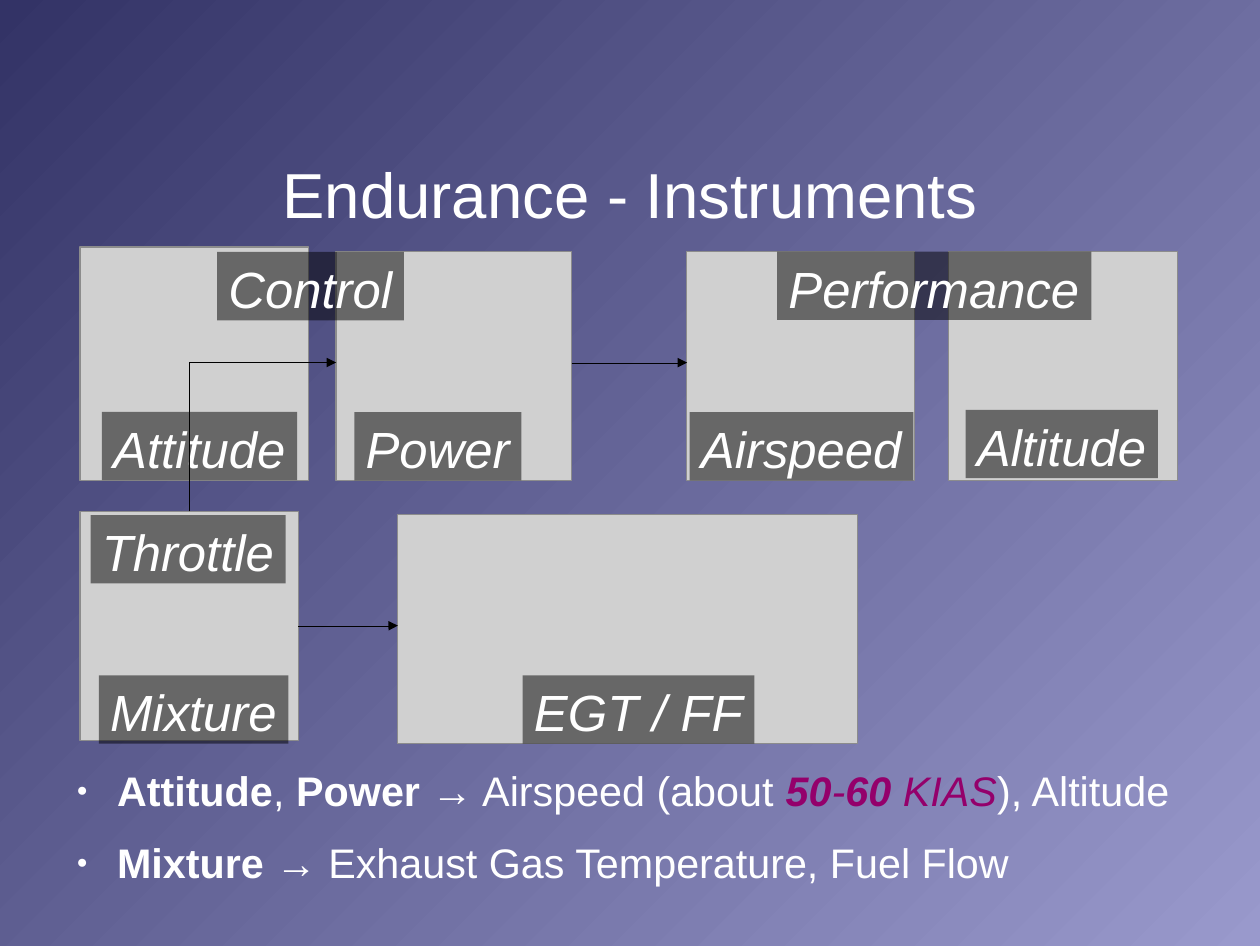
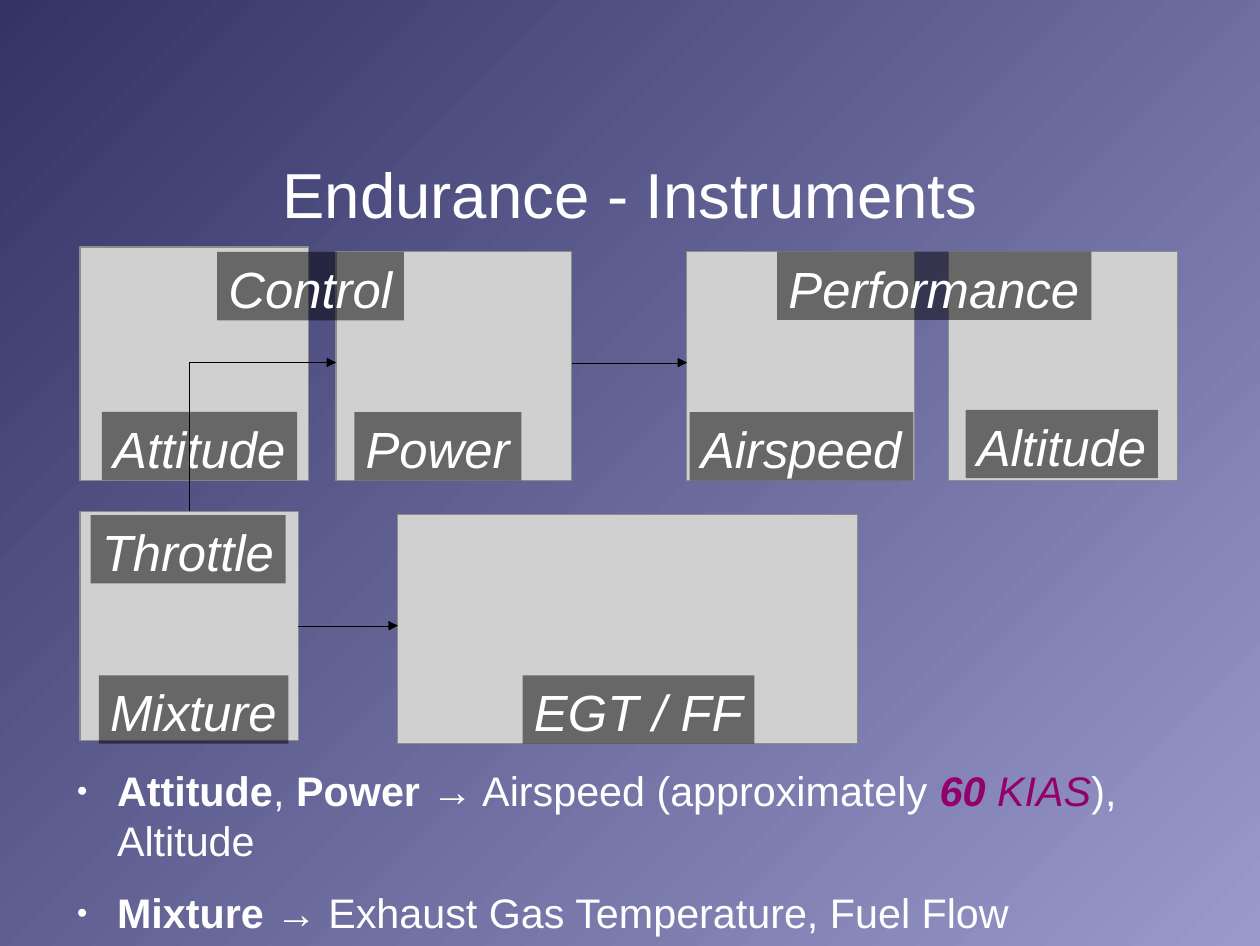
Before and after one commit to stephanheinemann/flight, a slide deck: slide 10 of FI/RangeAndEndurance/RangeAndEndurance.odp. Drawn at 1260x946 pixels with LibreOffice and Linux fonts; fonts in the diff are those of the drawing; grey boxes stand for pictures; background and template pictures are left out. Boxes give left, top, right and bottom in pixels: in the first picture for what was removed or moved away, otherwise in the second. Text is boxed around its words. In the diff, an @@ line names an element or a change of style, - is before the commit and + after.

Commit message:
reviewed range and endurance PGI

```diff
--- a/FI/RangeAndEndurance/RangeAndEndurance.odp
+++ b/FI/RangeAndEndurance/RangeAndEndurance.odp
@@ text at <box>117,776,1116,857</box>: text changed @@
-● Attitude, Power → Airspeed (about 50-60 KIAS), Altitude
+● Attitude, Power → Airspeed (approximately 60 KIAS), Altitude
```
Also in this commit, not shown: 7 other slides changed, 1 other file.
